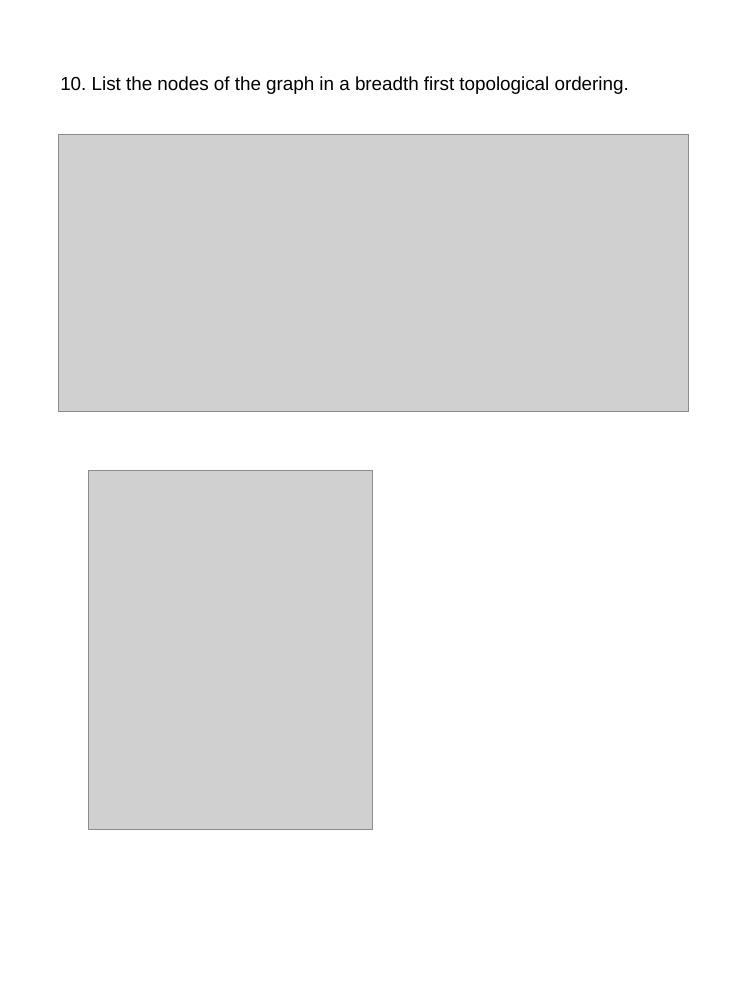
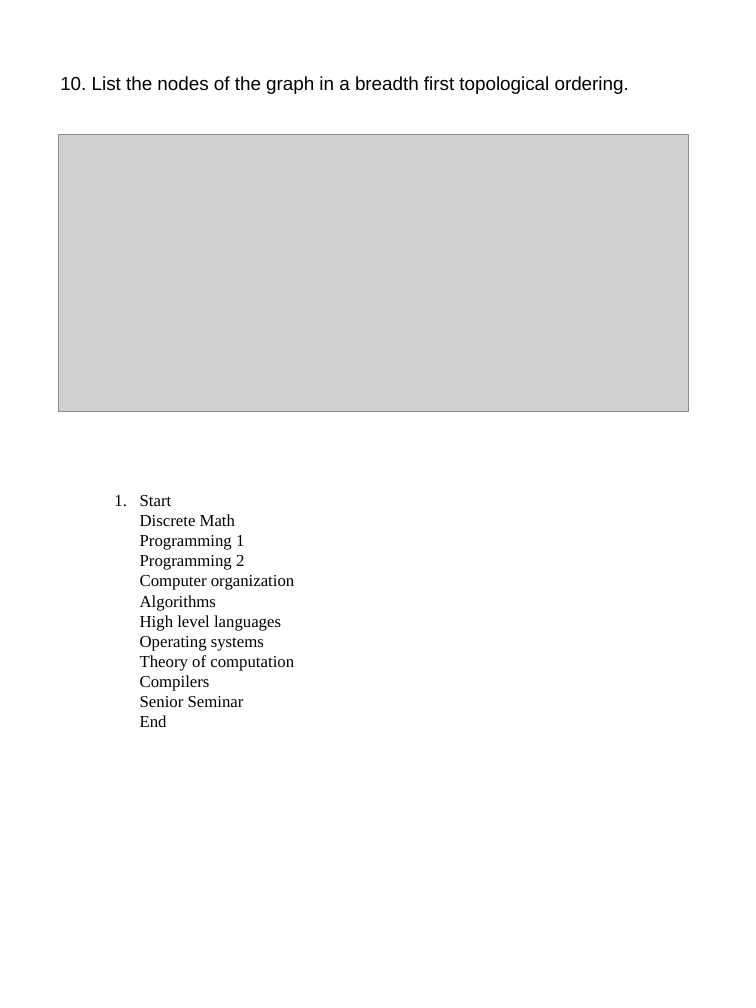
Before and after one commit to farshadsafavi/Computer-ScienceII, a slide deck: slide 12 of Labs/GraphLab/Graph Lab.pptx. Drawn at 756x1008 pixels with LibreOffice and Linux fonts; fonts in the diff are those of the drawing; grey boxes stand for pictures. Boxes give left, top, right and bottom in pixels: in the first picture for what was removed or moved away, otherwise in the second. Text is boxed around its words. In the diff, an @@ line names an element or a change of style, - is before the commit and + after.

```diff
--- a/Labs/GraphLab/Graph Lab.pptx
+++ b/Labs/GraphLab/Graph Lab.pptx
@@ picture removed at (x1=89, y1=471, x2=372, y2=830) @@
@@ title added at (x1=140, y1=495, x2=294, y2=727), 12 pt, text #000000 @@
+1. Start
+   Discrete Math
+   Programming 1
+   Programming 2
+   Computer organization
+   Algorithms
+   High level languages
+   Operating systems
+   Theory of computation
+   Compilers
+   Senior Seminar
+   End
```
Also in this commit, not shown: 1 other file.
